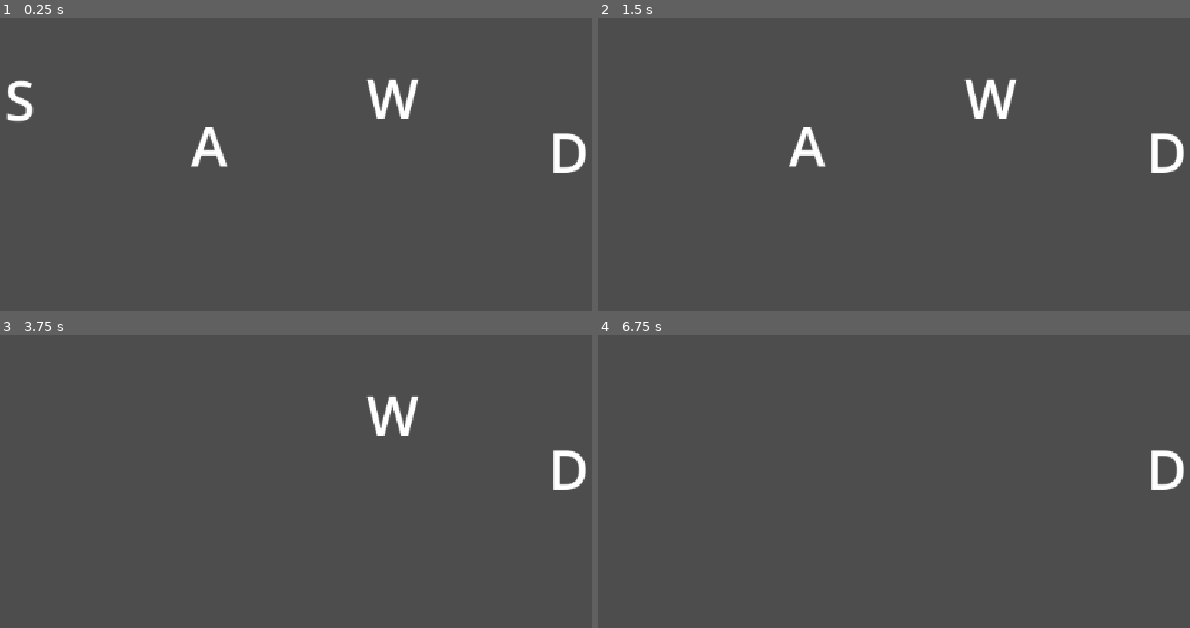
Above: before the commit, frames 1-4 (two rows, left to right).
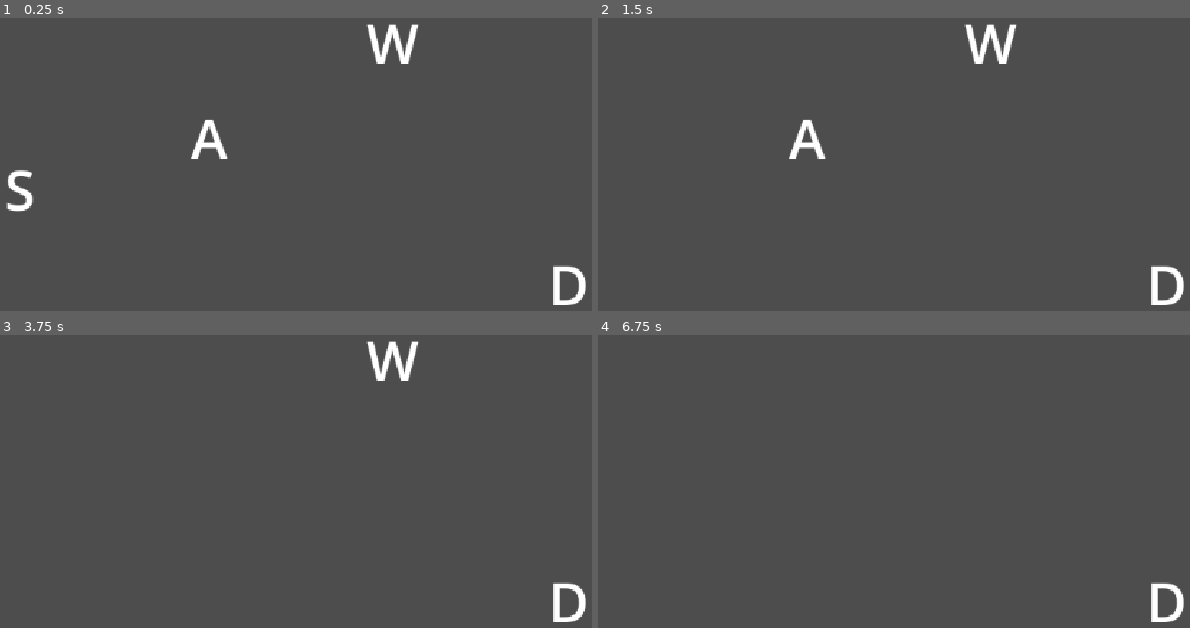
Above: after the commit, the same moments.

Repository: Triktor1/ComJamOn2026
Game: Godot game, scene res://escenas/Minigames/scenes/mini_guitarra.tscn
The game is run twice, just before and just after one commit, with the same random seed, the same clock (stepped at 60 frames per second) and the same inputs. This scene is started directly instead of the project's main scene. The engine's default icon, where the game draws it, is replaced by a stand-in: a white triangle on a blue panel in a dark square.
Inputs (mouse positions are in pixels of both pictures, inside the frame that each line leads up to):
- Up to frame 1 (0.25 s): no input
- Up to frame 2 (1.5 s): tap Enter at 0.5 s; move the mouse to (1107, 102) at 0.52 s; hold D (Right) 0.53-1.28 s; hold Space (Space) 0.53-1.28 s; move the mouse to (769, 146) at 1.27 s; hold S (Down) from 1.28 s (still down); tap Z at 1.35 s
- Up to frame 3 (3.75 s): tap Enter at 2, 3.5 s; move the mouse to (414, 343) at 2.02 s; release S (Down) at 2.03 s; hold D (Right) 2.03-2.78 s; hold X 2.03-2.78 s; tap Space (Space) at 2.75, 2.85 s; move the mouse to (290, 531) at 2.77 s; hold W (Up) 2.78-3.53 s; move the mouse to (574, 510) at 3.52 s; hold A (Left) from 3.53 s (still down); hold Z from 3.53 s (still down)
- Up to frame 4 (6.75 s): tap Space (Space) at 4.25 s; move the mouse to (692, 373) at 4.27 s; release Z at 4.28 s; tap X at 4.35 s; move the mouse to (970, 443) at 5.02 s; release A (Left) at 5.03 s; hold S (Down) 5.03-5.78 s; hold Space (Space) 5.03-5.78 s; move the mouse to (outside the picture) at 5.77 s; hold D (Right) 5.78-6.53 s; tap Z at 5.85 s; move the mouse to (1107, 419) at 6.52 s; hold W (Up) from 6.53 s (still down); hold X from 6.53 s (still down)

The runs differ from the first frame. In frame 1, 3.2% of the frame differs, in the area x 1-99%, y 2-98%; in frame 2, 2.5%; in frame 3, 2.1%; in frame 4, 0.9%.

Commit message:
minijuego guitarra hecho

Diff:
--- a/escenas/Minigames/scripts/mini_guitarra.gd
+++ b/escenas/Minigames/scripts/mini_guitarra.gd
@@ -9,6 +9,8 @@
 var keys_to_press:Array=[]
 var current_key=0
 
+var heights:Array=[-174,-37,37,174]
+
 # Called when the node enters the scene tree for the first time.
 func _ready() -> void:
 	keys=[key1,key2,key3,key4]
@@ -16,6 +18,7 @@
 	keys_to_press.push_back(randi_range(1,4))
 	keys_to_press.push_back(randi_range(1,4))
 	keys_to_press.push_back(randi_range(1,4))
+
 
 	assign_key(keys_to_press[0],key1)
 	assign_key(keys_to_press[1],key2)
@@ -31,22 +34,23 @@
 		label.text="S"
 	elif number==4:
 		label.text="D"
+	label.global_position.y=heights[number-1]
 
 func _input(event: InputEvent) -> void:
-	if event.is_action_pressed("Up") and keys_to_press[current_key]==1:
-		keys[current_key].text=""
-		current_key+=1
-	elif event.is_action_pressed("Left") and keys_to_press[current_key]==2:
-		keys[current_key].text=""
-		current_key+=1
-	elif event.is_action_pressed("Down") and keys_to_press[current_key]==3:
-		keys[current_key].text=""
-		current_key+=1
-	elif event.is_action_pressed("Right") and keys_to_press[current_key]==4:
-		keys[current_key].text=""
-		current_key+=1
-	else:
-		print("lose :(") #perder automaticamente
-
-	if current_key==5:
-		print("win :)") #win automatico
+	if event is InputEventKey and event.pressed and not event.echo:
+		if event.is_action_pressed("Up") and keys_to_press[current_key]==1:
+			keys[current_key].text=""
+			current_key+=1
+		elif event.is_action_pressed("Left") and keys_to_press[current_key]==2:
+			keys[current_key].text=""
+			current_key+=1
+		elif event.is_action_pressed("Down") and keys_to_press[current_key]==3:
+			keys[current_key].text=""
+			current_key+=1
+		elif event.is_action_pressed("Right") and keys_to_press[current_key]==4:
+			keys[current_key].text=""
+			current_key+=1
+		else:
+			print("lose :(") #perder automaticamente
+		if current_key==4:
+			print("win :)") #win automatico
